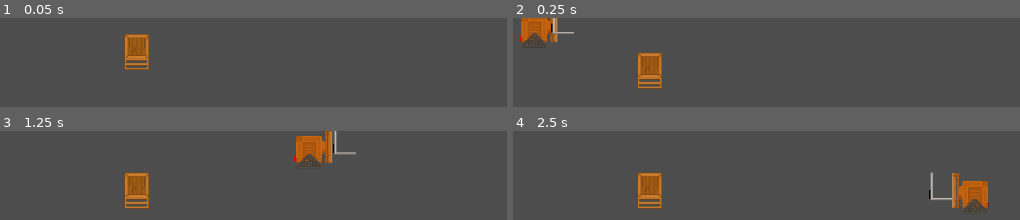
Above: before the commit, frames 1-4 (two rows, left to right).
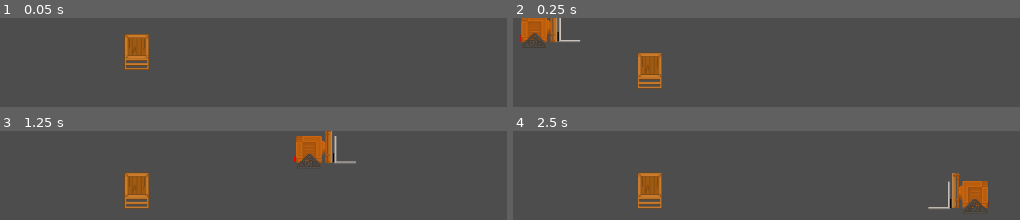
Above: after the commit, the same moments.

Repository: ebeardy/GMTK2024
Game: Godot game, scene res://warehouse.tscn
The game is run twice, just before and just after one commit, with the same random seed, the same clock (stepped at 60 frames per second) and the same inputs.
Inputs:
- Up to frame 1 (0.05 s): no input
- Up to frame 2 (0.25 s): no input
- Up to frame 3 (1.25 s): tap Enter (ui_accept) at 0.5, 0.77 s; hold D (ui_right) from 0.53 s (still down)
- Up to frame 4 (2.5 s): tap Enter (ui_accept) at 1.52, 2 s; release D (ui_right) at 2.03 s; hold A (ui_left) from 2.03 s (still down)

Frame 1 is identical in both runs. In frame 2, 0.4% of the frame differs, in the area x 7-14%, y 0-27%; in frame 3, 0.4%; in frame 4, 0.5%, in the area x 81-87%, y 46-88%.

Commit message:
got the bar to flip with the robot

Diff:
--- a/forklift_bar.tscn
+++ b/forklift_bar.tscn
@@ -1,10 +1,10 @@
 [gd_scene load_steps=5 format=3 uid="uid://3tnpts8n21br"]
 
-[ext_resource type="Texture2D" uid="uid://d2c3cn1xhc5xh" path="res://ArtAssets/Character/ForkliftBar.png" id="1_0dkty"]
+[ext_resource type="Texture2D" uid="uid://b74xvxjylvv72" path="res://ArtAssets/Character/ForkliftBar.png" id="1_0dkty"]
 [ext_resource type="Script" path="res://forklift_bar.gd" id="1_1btr2"]
 
 [sub_resource type="RectangleShape2D" id="RectangleShape2D_t76k8"]
-size = Vector2(31, 2)
+size = Vector2(33, 3)
 
 [sub_resource type="SpriteFrames" id="SpriteFrames_1n6n5"]
 animations = [{
@@ -23,7 +23,7 @@
 script = ExtResource("1_1btr2")
 
 [node name="CollisionShape2D" type="CollisionShape2D" parent="."]
-position = Vector2(-0.5, 0)
+position = Vector2(0.5, 2.5)
 shape = SubResource("RectangleShape2D_t76k8")
 
 [node name="AnimatedSprite2D" type="AnimatedSprite2D" parent="."]
--- a/player.gd
+++ b/player.gd
@@ -29,8 +29,10 @@
 			$AnimatedSprite2D.flip_h = false
 			facing_right = true
 			attached_object.position = Vector2(distance_from_center, $ForkliftBar.position.y)
+			$ForkliftBar/AnimatedSprite2D.flip_h = false
 		elif velocity.x < 0:
 			$AnimatedSprite2D.flip_h = true
+			$ForkliftBar/AnimatedSprite2D.flip_h = true
 			facing_right = false
 			attached_object.position = Vector2(-distance_from_center,$ForkliftBar.position.y)
 	else:
--- a/player.tscn
+++ b/player.tscn
@@ -45,7 +45,7 @@
 
 [node name="ForkliftBar" type="CharacterBody2D" parent="."]
 z_index = 1
-position = Vector2(40, 0)
+position = Vector2(49.005, 12.78)
 collision_layer = 2
 collision_mask = 2
 script = ExtResource("4_rgkbx")
Not shown: 1 places in player.tscn that only renumber resources
